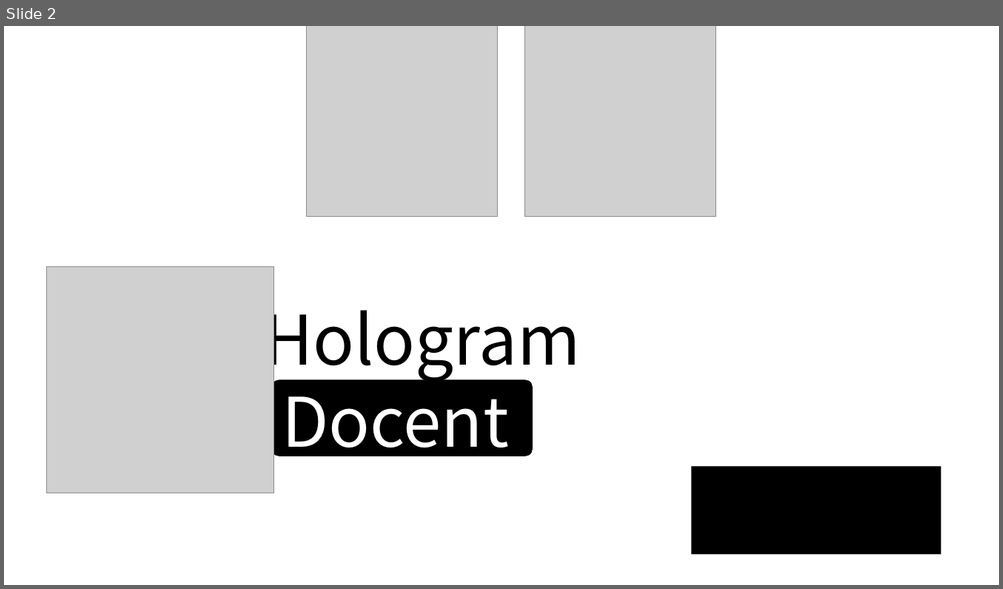
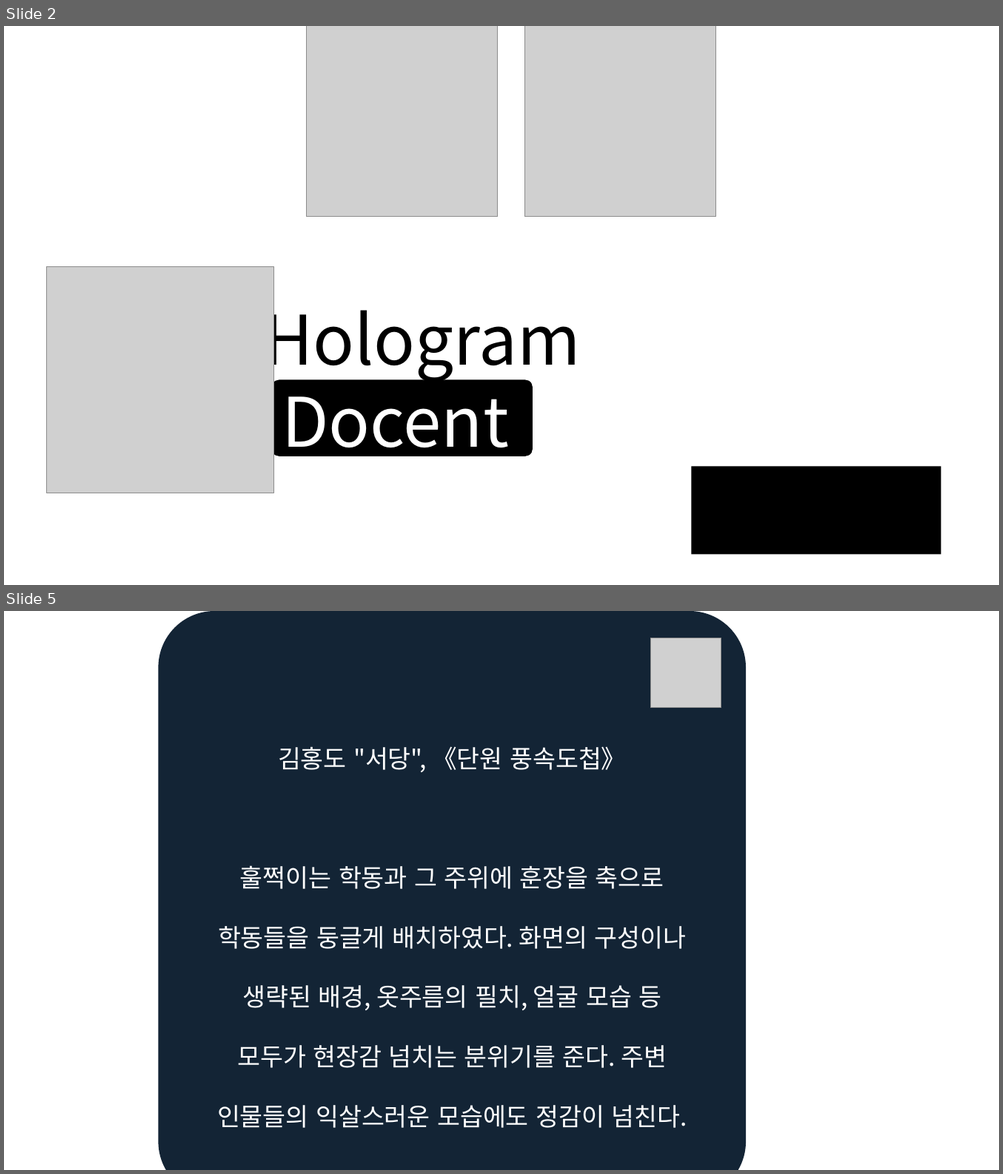
Before and after one commit to zox2m/HoloAssist, a slide deck: Logo.pptx. Shown one above the other, each under a label of ours: slide 2 before the commit, slides 2 and 5 after it; the slides between them are not shown. The pictures are 1003x589 and 1003x1174 pixels, drawn with LibreOffice and Linux fonts; fonts in the diff are those of the drawing; grey boxes stand for pictures. Boxes give left, top, right and bottom in pixels: in the first picture for what was removed or moved away, otherwise in the second. Text is boxed around its words. In the diff, an @@ line names an element or a change of style, - is before the commit and + after.

```diff
--- a/Logo.pptx
+++ b/Logo.pptx
@@ slide 5 added at (4,611,999,1170), background #FFFFFF @@
@@ rounded rectangle added at (159,611,745,1170), fill #132435 @@
@@ picture added at (651,638,721,708) @@
@@ text added at (217,746,686,1128), 24 pt, text #FFFFFF @@
+김홍도 "서당", 《단원 풍속도첩》
+훌쩍이는 학동과 그 주위에 훈장을 축으로 학동들을 둥글게 배치하였다. 화면의 구성이나 생략된 배경, 옷주름의 필치, 얼굴 모습 등 모두가 현장감 넘치는 분위기를 준다. 주변 인물들의 익살스러운 모습에도 정감이 넘친다.
```
Also in this commit, not shown: 4 other slides added, 1 slide removed, 39 other files.
